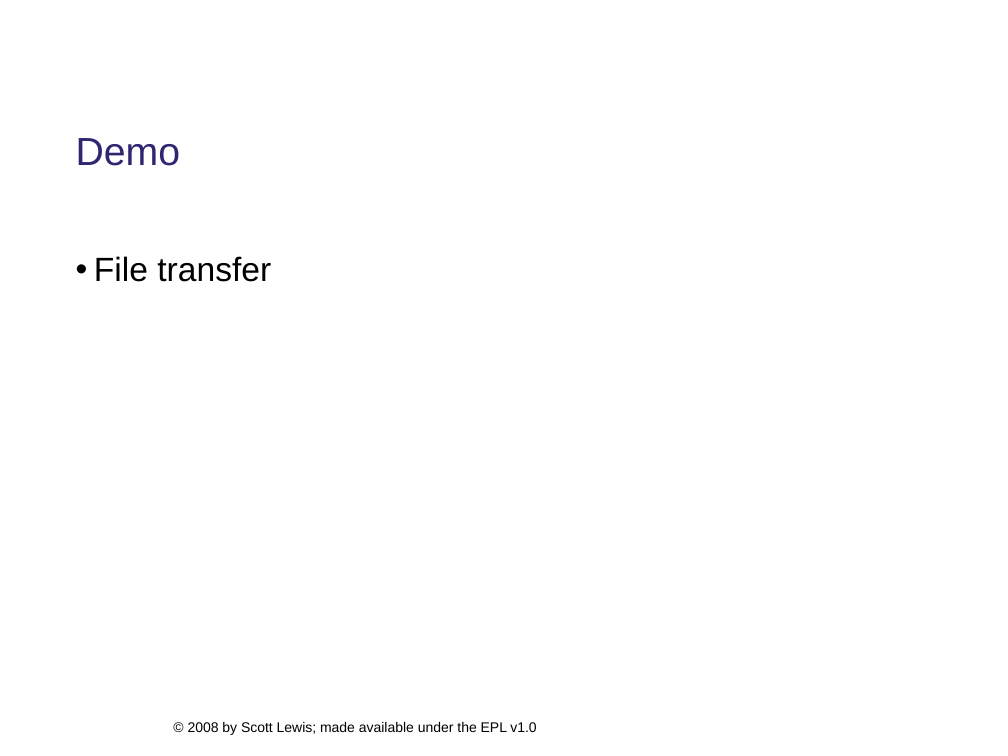
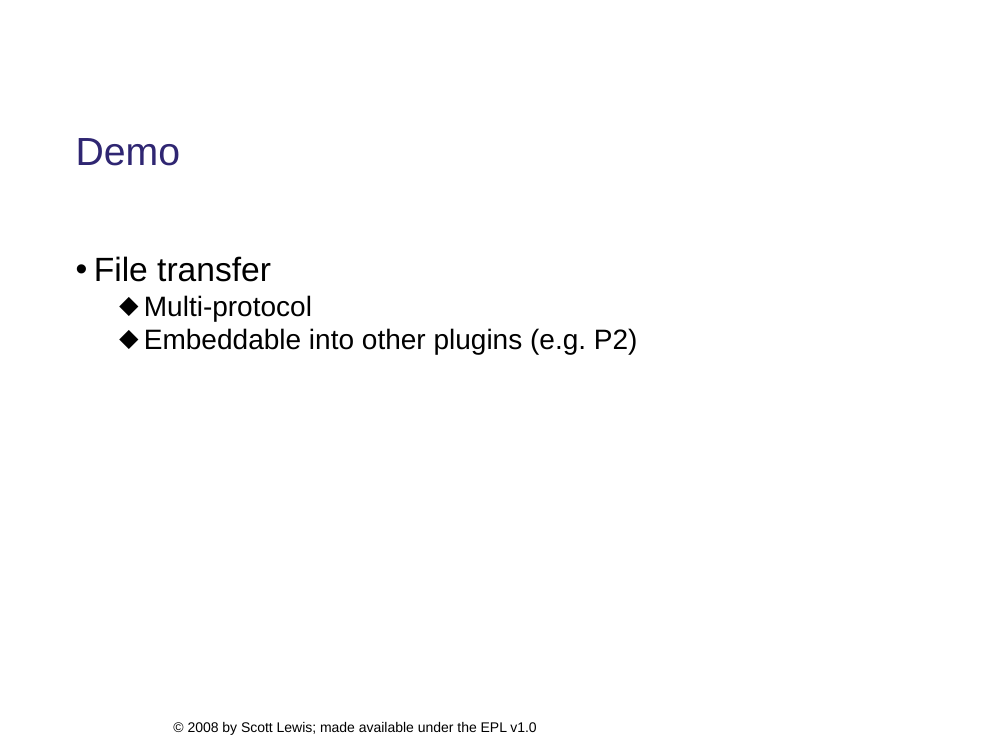
Before and after one commit to eclipse/ecf-website, a slide deck: slide 18 of presentations/eclipsecon2008/longtalk134/ecf_eclipsecon2008_134_DRAFT.ppt. Drawn at 1008x756 pixels with LibreOffice and Linux fonts; fonts in the diff are those of the drawing; background and template pictures are left out. Boxes give left, top, right and bottom in pixels: in the first picture for what was removed or moved away, otherwise in the second. Text is boxed around its words. In the diff, an @@ line names an element or a change of style, - is before the commit and + after.

```diff
--- a/presentations/eclipsecon2008/longtalk134/ecf_eclipsecon2008_134_DRAFT.ppt
+++ b/presentations/eclipsecon2008/longtalk134/ecf_eclipsecon2008_134_DRAFT.ppt
@@ text at <box>144,295,638,354</box>: paragraphs added @@
+  ⬥ Multi-protocol
+  ⬥ Embeddable into other plugins (e.g. P2)
```
Also in this commit, not shown: 13 other slides changed, 1 other file.
